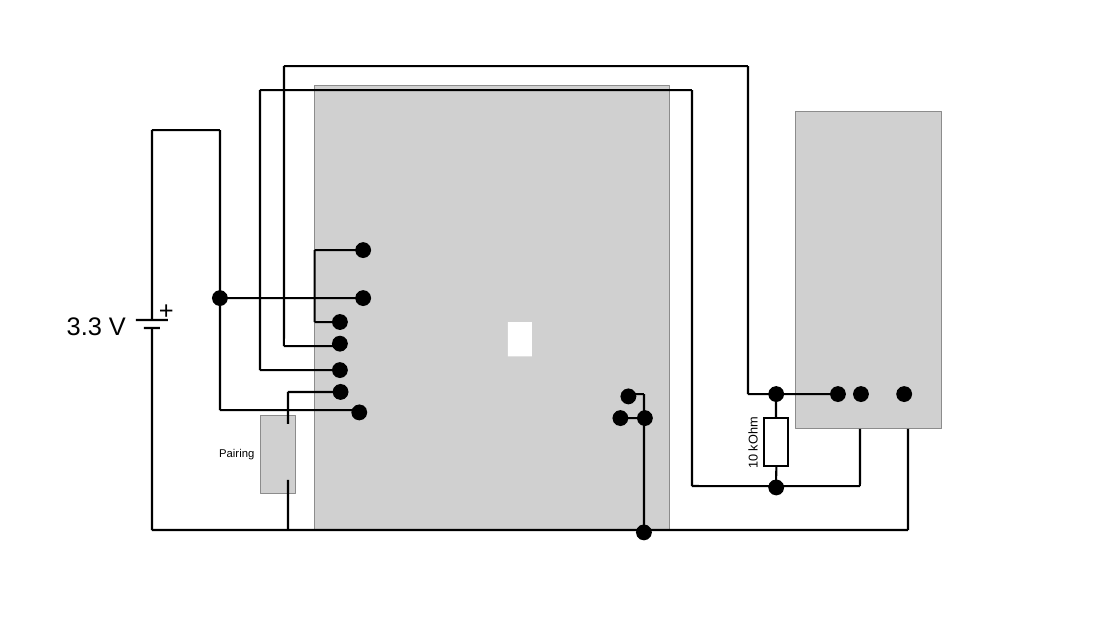
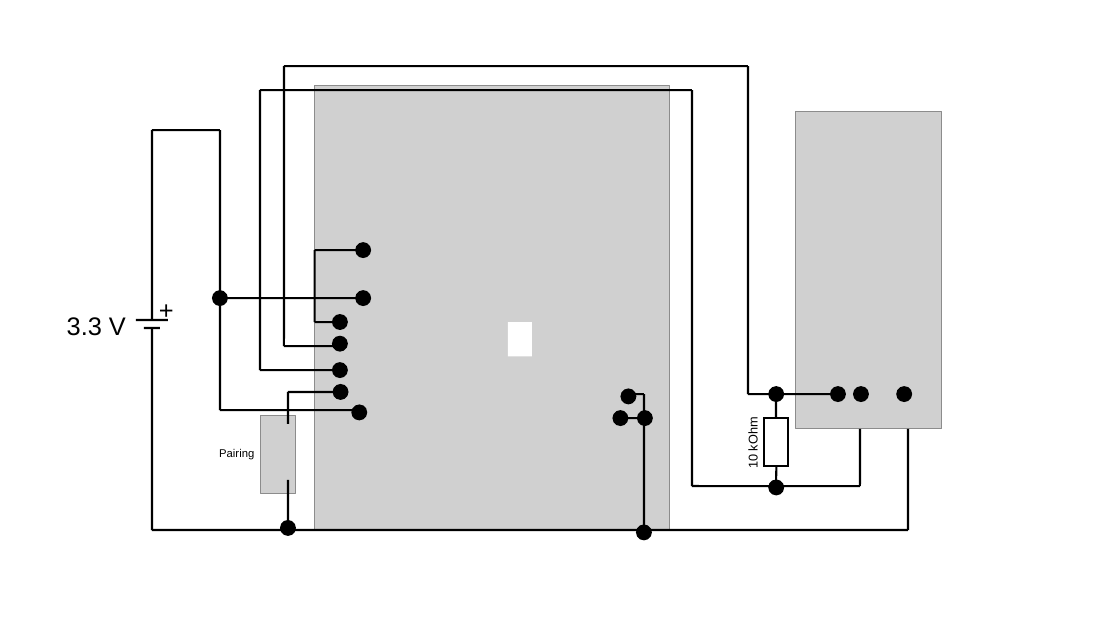
Before and after one commit to Noschvie/shrdzm, a slide deck: slide 1 of hardware/Wiring.odp. Drawn at 1120x630 pixels with LibreOffice and Linux fonts; fonts in the diff are those of the drawing; grey boxes stand for pictures. Boxes give left, top, right and bottom in pixels: in the first picture for what was removed or moved away, otherwise in the second. Text is boxed around its words. In the diff, an @@ line names an element or a change of style, - is before the commit and + after.

```diff
--- a/hardware/Wiring.odp
+++ b/hardware/Wiring.odp
@@ ellipse added at [281,520,297,537], fill #000000 @@
```
Also in this commit, not shown: 2 other slides changed, 3 slides added, 1 slide removed.
